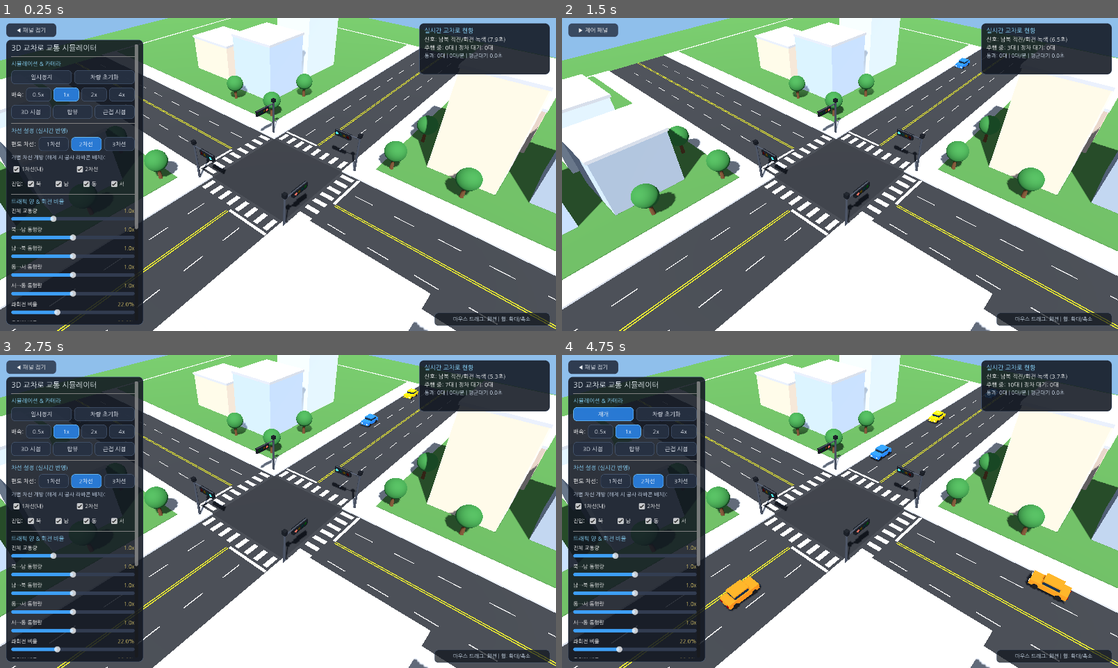
Above: before the commit, frames 1-4 (two rows, left to right).
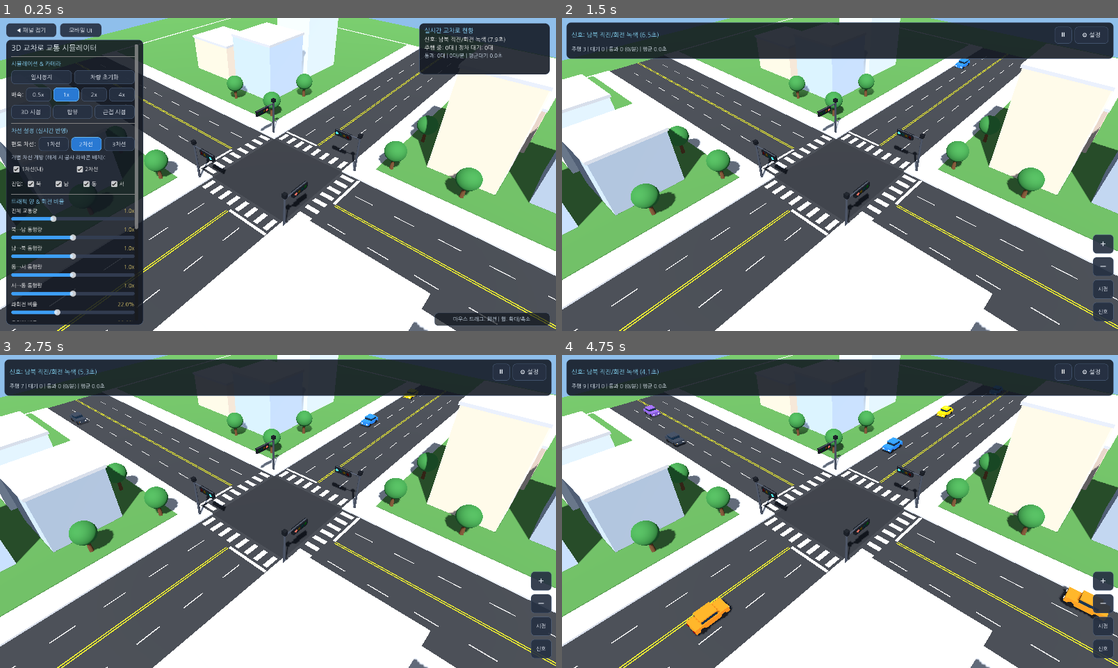
Above: after the commit, the same moments.

Repository: knoxxr/intersection-simulator-3d
Game: Godot game, scene res://scenes/Intersection.tscn
Same seed, same stepped clock (60 frames per second), same inputs: the game is played once before the commit and once after it.
Inputs (mouse positions are in pixels of both pictures, inside the frame that each line leads up to):
- Up to frame 1 (0.25 s): no input
- Up to frame 2 (1.5 s): click (645, 30) at 0.5 s, where only the run after the commit has a clickable "모바일 UI"; click (595, 30) at 1.25 s, where only the run before the commit has a clickable "◀ 패널 접기"
- Up to frame 3 (2.75 s): click (33, 367) at 2 s, where only the run before the commit has a clickable "▶ 제어 패널"
- Up to frame 4 (4.75 s): click (1062, 370) at 2.75 s, where only the run after the commit has a clickable "⏸"; click (1062, 370) at 3.5 s, where only the run after the commit has a clickable "▶"; click (600, 414) at 4.25 s, where only the run before the commit has a clickable "일시정지"

The runs differ from the first frame. In frame 1, 0.3% of the frame differs, in the area x 10-19%, y 1-7%; in frame 2, 12%; in frame 3, 32%; in frame 4, 33%, in the area x 0-100%, y 1-99%.

Commit message:
Improve mobile UI auto-detection, add PC/Mobile toggle, and cache-bust web build (sim_v2)

Diff:
--- a/scripts/UIController.gd
+++ b/scripts/UIController.gd
@@ -86,25 +86,44 @@
 	return sb
 
 var _syncing_layout: bool = false
+var _force_mode: int = 0 # 0 = auto, 1 = force mobile, 2 = force desktop
+var _startup_resync_done: bool = false
+var _startup_timer: float = 0.0
 
 func _on_viewport_resized() -> void:
 	if _syncing_layout:
 		return
 	call_deferred("_sync_scale_and_layout", false)
 
-func _get_device_scale() -> float:
+func _get_web_viewport_info() -> Dictionary:
+	var info := {
+		"dpr": clampf(DisplayServer.screen_get_scale(), 1.0, 3.0),
+		"css_w": 0.0,
+		"css_h": 0.0,
+		"is_touch": OS.has_feature("mobile")
+	}
 	if OS.has_feature("web"):
-		var raw: Variant = JavaScriptBridge.eval("window.devicePixelRatio || 1")
-		if raw != null:
-			return clampf(float(raw), 1.0, 3.5)
-		return 1.0
-	return clampf(DisplayServer.screen_get_scale(), 1.0, 3.0)
+		var dpr_v: Variant = JavaScriptBridge.eval("window.devicePixelRatio || 1")
+		var w_v: Variant = JavaScriptBridge.eval("window.innerWidth || 0")
+		var h_v: Variant = JavaScriptBridge.eval("window.innerHeight || 0")
+		var touch_v: Variant = JavaScriptBridge.eval("(('ontouchstart' in window) || (navigator.maxTouchPoints > 0) || window.matchMedia('(pointer: coarse)').matches) ? 1 : 0")
+		if dpr_v != null:
+			info["dpr"] = clampf(float(dpr_v), 1.0, 3.5)
+		if w_v != null:
+			info["css_w"] = float(w_v)
+		if h_v != null:
+			info["css_h"] = float(h_v)
+		if touch_v != null:
+			info["is_touch"] = int(touch_v) == 1
+	return info
 
 func _sync_scale_and_layout(force_rebuild: bool) -> void:
 	if sim == null or _syncing_layout:
 		return
 	_syncing_layout = true
-	var scale_factor := _get_device_scale()
+
+	var web_info := _get_web_viewport_info()
+	var scale_factor: float = web_info["dpr"]
 	var root_win := get_tree().root
 	if root_win != null and absf(root_win.content_scale_factor - scale_factor) > 0.05:
 		root_win.content_scale_factor = scale_factor
@@ -113,8 +132,16 @@
 	if phys_size.x <= 1.0 or phys_size.y <= 1.0:
 		phys_size = Vector2(1280, 720)
 	var logical_size := phys_size / scale_factor
+	if web_info["css_w"] > 10.0 and web_info["css_h"] > 10.0:
+		logical_size = Vector2(web_info["css_w"], web_info["css_h"])
+
 	var portrait := logical_size.y > logical_size.x
-	var want_mobile := (logical_size.x < 860.0) or (logical_size.y < 520.0) or portrait
+	var is_touch: bool = web_info["is_touch"]
+	var want_mobile := (logical_size.x < 900.0) or (logical_size.y < 540.0) or portrait or is_touch
+	if _force_mode == 1:
+		want_mobile = true
+	elif _force_mode == 2:
+		want_mobile = false
 
 	sim.orbit_camera.set_portrait_mode(portrait)
 
@@ -132,9 +159,18 @@
 		panel_container.anchor_top = 0.50 if portrait else 0.34
 	_syncing_layout = false
 
+func _toggle_ui_layout_mode() -> void:
+	_force_mode = 2 if _is_mobile else 1
+	_sync_scale_and_layout(true)
+
 func _process(delta: float) -> void:
 	if sim == null:
 		return
+	if not _startup_resync_done:
+		_startup_timer += delta
+		if _startup_timer >= 0.35:
+			_startup_resync_done = true
+			_sync_scale_and_layout(false)
 	_ui_refresh_timer += delta
 	if _ui_refresh_timer >= 0.15:
 		_ui_refresh_timer = 0.0
@@ -369,7 +405,7 @@
 func _build_desktop_ui() -> void:
 	_clear_ui()
 
-	# 1. Left Toggle Button
+	# 1. Left Toggle Button + Quick Mobile UI Switch Button
 	toggle_panel_btn = Button.new()
 	toggle_panel_btn.text = "◀ 패널 접기"
 	toggle_panel_btn.position = Vector2(14, 12)
@@ -377,6 +413,14 @@
 	_style_button(toggle_panel_btn, false, 32, 13)
 	toggle_panel_btn.pressed.connect(_on_toggle_desktop_panel)
 	add_child(toggle_panel_btn)
+
+	var mode_btn := Button.new()
+	mode_btn.text = "모바일 UI"
+	mode_btn.position = Vector2(138, 12)
+	mode_btn.size = Vector2(96, 32)
+	_style_button(mode_btn, false, 32, 13)
+	mode_btn.pressed.connect(_toggle_ui_layout_mode)
+	add_child(mode_btn)
 
 	# 2. Left Control Panel (Scrollable)
 	panel_container = PanelContainer.new()
@@ -564,6 +608,12 @@
 	cam_row.add_child(cam_low)
 
 	if touch:
+		var pc_btn := Button.new()
+		pc_btn.text = "데스크톱(PC) UI로 전환"
+		_style_button(pc_btn, false, btn_h, fsz)
+		pc_btn.pressed.connect(_toggle_ui_layout_mode)
+		parent.add_child(pc_btn)
+
 		var tip := Label.new()
 		tip.text = "팁: 한 손가락 드래그(회전) · 두 손가락 핀치(확대/축소)"
 		tip.autowrap_mode = TextServer.AUTOWRAP_WORD_SMART
Renamed: web_build/index.png -> web_build/sim_v2.png
Not shown, removed: web_build/index.pck
Not shown, added: web_build/sim_v2.audio.worklet.js
Not shown, added: web_build/sim_v2.js
Not shown, added: web_build/sim_v2.pck
Not shown, added: web_build/sim_v2.wasm
